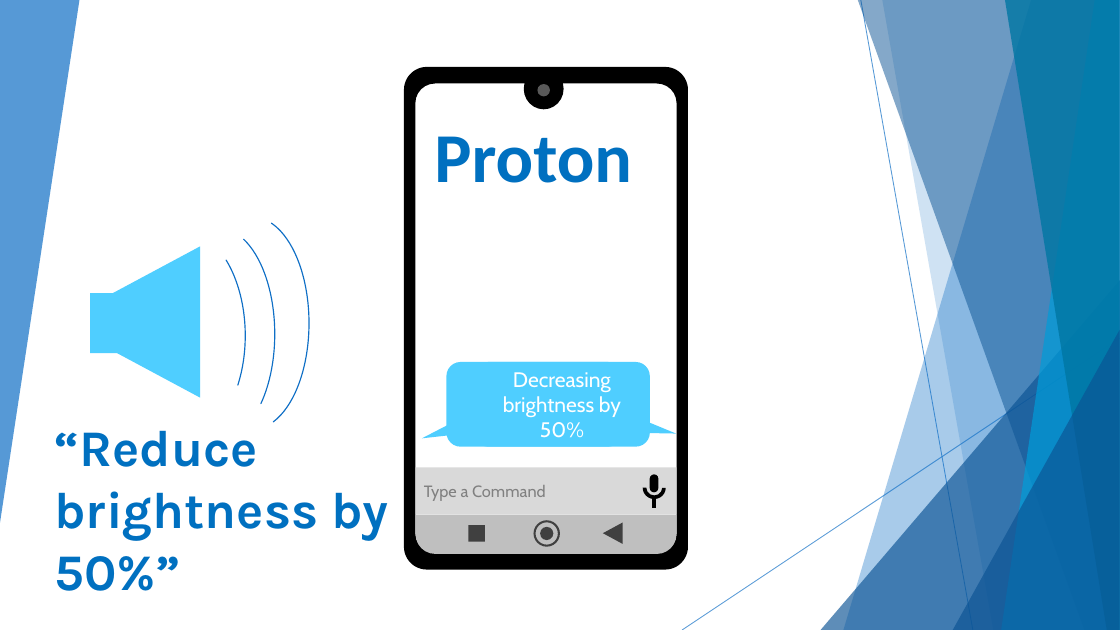
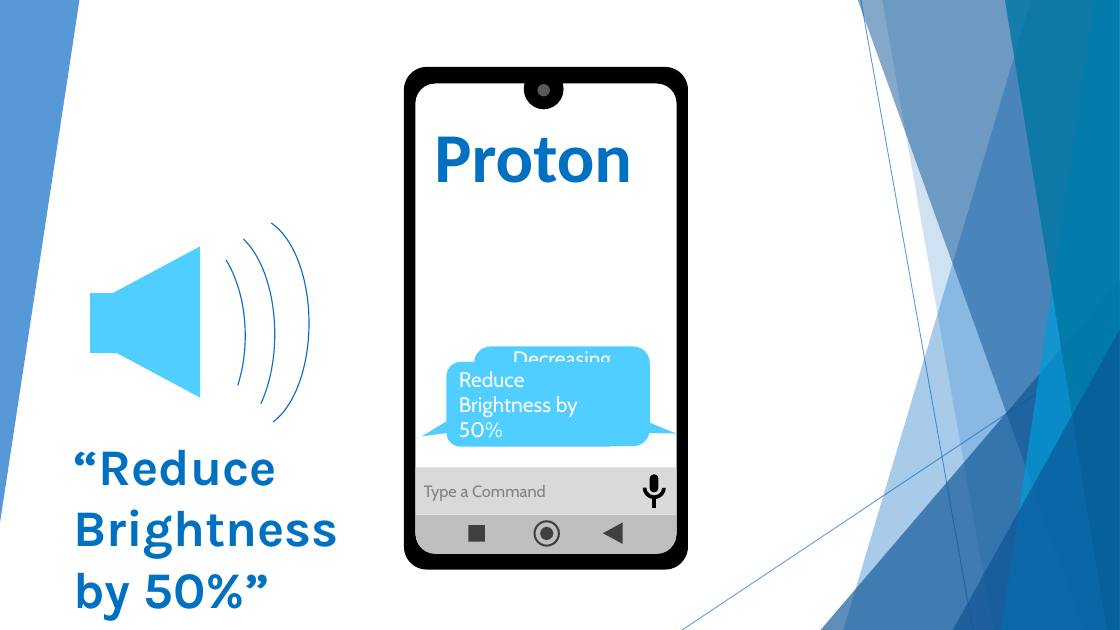
Before and after one commit to techinessoverloaded/MiniProjectPresentation, a slide deck: slide 23 of Proton.pptx. Drawn at 1120x630 pixels with LibreOffice and Linux fonts; fonts in the diff are those of the drawing. Boxes give left, top, right and bottom in pixels: in the first picture for what was removed or moved away, otherwise in the second. Text is boxed around its words. In the diff, an @@ line names an element or a change of style, - is before the commit and + after.

```diff
--- a/Proton.pptx
+++ b/Proton.pptx
@@ rounded speech box "Decreasing Screen Brightness by 50%…": place and size @@
-rounded speech box "Decreasing Screen Brightness by 50%…" at box(474, 362, 649, 447)
+rounded speech box "Decreasing Screen Brightness by 50%…" at box(474, 346, 649, 446)
@@ text in rounded speech box at box(502, 351, 611, 448): text changed @@
-Decreasing brightness by 50%
+Decreasing Screen Brightness by 50%…
@@ rounded speech box "Reduce Brightness by 50%" at box(446, 362, 622, 447): alignment centre to left @@
@@ text at box(73, 449, 339, 620): text changed @@
-“Reduce brightness by 50%”
+“Reduce Brightness by 50%”
```
Also in this commit, not shown: 3 other slides changed, 5 other files.
